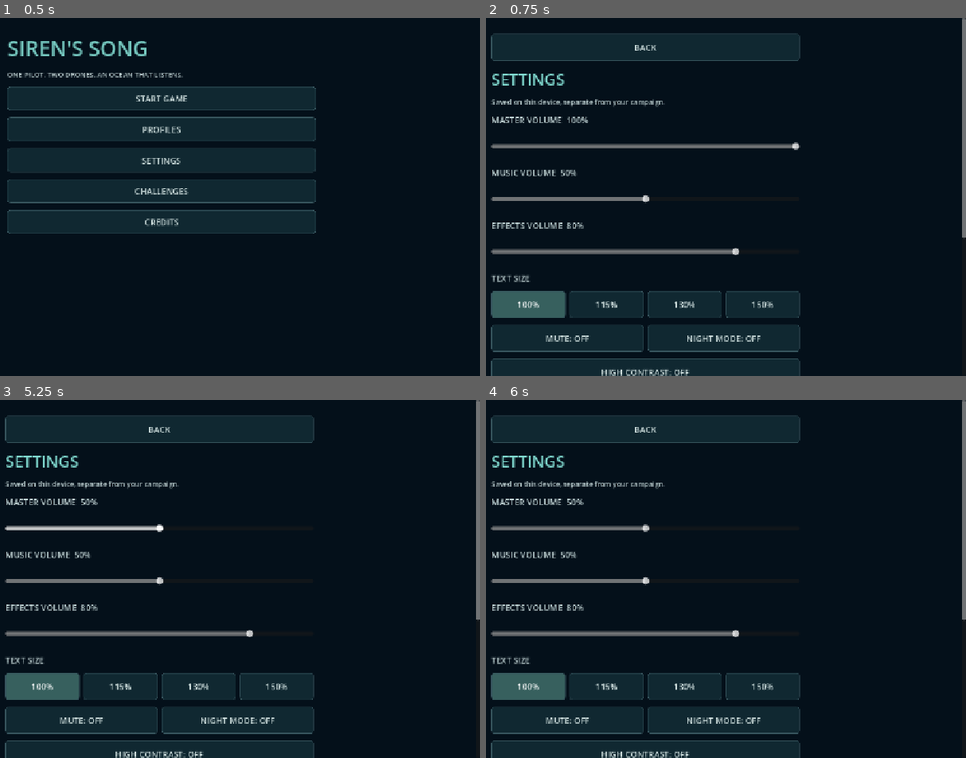
Above: before the commit, frames 1-4 (two rows, left to right).
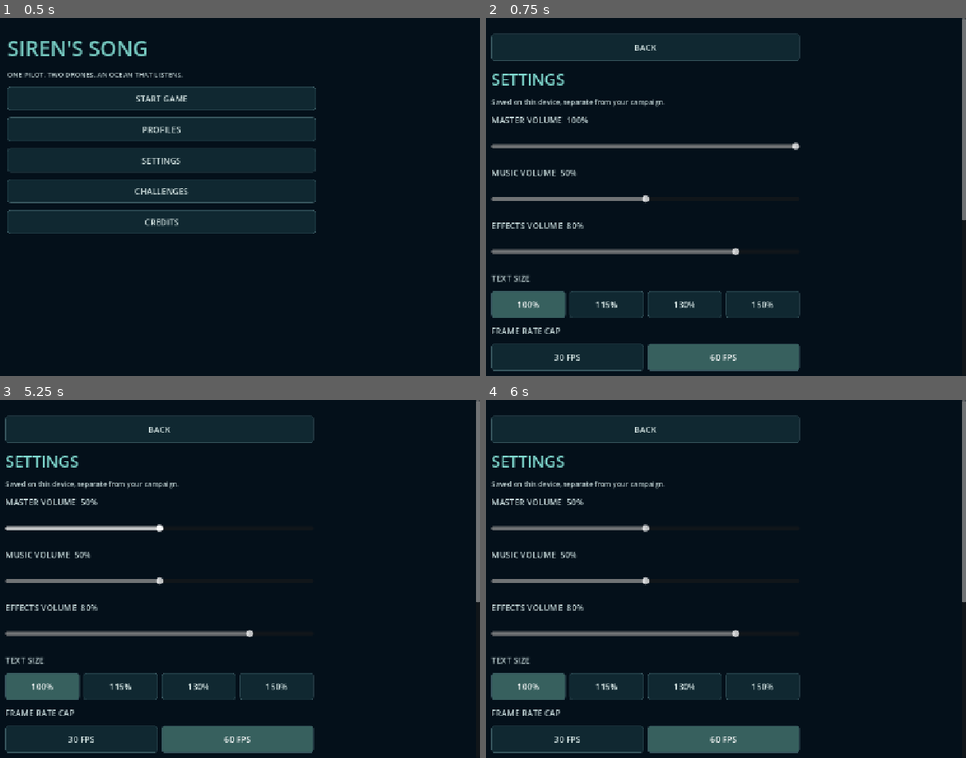
Above: after the commit, the same moments.

Repository: pemunson90-cmd/Siren-s-Song
Game: Godot game, scene res://scenes/main.tscn
The game is run twice, just before and just after one commit, with the same random seed, the same clock (stepped at 60 frames per second) and the same inputs. Sound files missing from this copy of the repository are replaced by a short silence.
Inputs:
- Up to frame 1 (0.5 s): no input
- Up to frame 2 (0.75 s): click "SETTINGS" at 0.5 s
- Up to frame 3 (5.25 s): click "NEXT OPERATION" at 1.25 s; click "NEXT OPERATION" at 2 s; click "ROUTE MAP" at 2.75 s; click "FITTINGS" at 3.5 s; click "SUPPLIES" at 4.25 s; click "RESEARCH / ARCHIVE / FIELD LOG" at 5 s
- Up to frame 4 (6 s): click "01 Shelf Signal AVAILABLE" at 5.75 s

Frame 1 is identical in both runs. In frame 2, 3.4% of the frame differs, in the area x 0-100%, y 56-100%; in frame 3, 3.4%; in frame 4, 3.4%.

Commit message:
Add accessible menu focus and frame cap setting

Diff:
--- a/game/src/main.gd
+++ b/game/src/main.gd
@@ -184,7 +184,7 @@
 func _label(parent: Node,text: String,font_size: int) -> Label:
 	var l=Label.new(); l.text=text; l.add_theme_font_size_override("font_size",font_size); parent.add_child(l); return l
 func _button(parent: Node,text: String,action: Callable,action_id: String="") -> Button:
-	var b=Button.new(); b.text=text; b.custom_minimum_size=Vector2(0,ui_touch_height); b.autowrap_mode=TextServer.AUTOWRAP_WORD_SMART; b.pressed.connect(action,CONNECT_DEFERRED); b.focus_mode=Control.FOCUS_NONE; parent.add_child(b)
+	var b=Button.new(); b.text=text; b.custom_minimum_size=Vector2(0,ui_touch_height); b.autowrap_mode=TextServer.AUTOWRAP_WORD_SMART; b.pressed.connect(action,CONNECT_DEFERRED); b.focus_mode=Control.FOCUS_ALL; parent.add_child(b)
 	if parent==menu_footer: b.size_flags_horizontal=Control.SIZE_EXPAND_FILL
 	# Let ScrollContainer observe touch-emulated drags begun on menu rows.
 	# Its scroll-begin notification cancels the button click; taps still activate.
@@ -678,9 +678,17 @@
 	for choice in [["NORMAL",1.0],["LARGE",1.3],["EXTRA LARGE",1.5]]:
 		var scale:float=choice[1]
 		var b=Button.new(); b.text=choice[0]; b.custom_minimum_size=Vector2(0,ui_touch_height); b.size_flags_horizontal=Control.SIZE_EXPAND_FILL; b.autowrap_mode=TextServer.AUTOWRAP_WORD_SMART
-		b.focus_mode=Control.FOCUS_NONE; b.toggle_mode=true; b.button_pressed=is_equal_approx(FrontendSettings.text_scale(),scale)
+		b.focus_mode=Control.FOCUS_ALL; b.toggle_mode=true; b.button_pressed=is_equal_approx(FrontendSettings.text_scale(),scale)
 		b.set_meta("action","text_scale_%d"%roundi(scale*100)); b.set_meta("ui_action","text_scale_%d"%roundi(scale*100))
 		b.pressed.connect(_set_text_scale.bind(scale),CONNECT_DEFERRED); sizes.add_child(b)
+	_menu_text("FRAME RATE CAP",17)
+	var frame_caps=HBoxContainer.new(); frame_caps.add_theme_constant_override("separation",8); panel_box.add_child(frame_caps)
+	for cap in [30,60]:
+		var selected_cap:int=cap
+		var b=Button.new(); b.text="%d FPS"%selected_cap; b.custom_minimum_size=Vector2(0,ui_touch_height); b.size_flags_horizontal=Control.SIZE_EXPAND_FILL
+		b.focus_mode=Control.FOCUS_ALL; b.toggle_mode=true; b.button_pressed=FrontendSettings.current.frame_cap==selected_cap
+		b.set_meta("action","frame_cap_%d"%selected_cap); b.set_meta("ui_action","frame_cap_%d"%selected_cap)
+		b.pressed.connect(_set_accessibility.bind("frame_cap",selected_cap),CONNECT_DEFERRED); frame_caps.add_child(b)
 	_button(panel_box,"SHOW FIRST-DIVE TIPS AGAIN",func(): hints_seen=[]; _save_archive(); sim.message="Tips will show again in the opening operations"; _settings_menu(),"reset_tips")
 	for row in [["safe_palette","SAFE PALETTE"],["audio_captions","AUDIO CAPTIONS"],["haptics","HAPTICS"]]:
 		var key:String=row[0]
--- a/game/src/persistence/settings_store.gd
+++ b/game/src/persistence/settings_store.gd
@@ -3,7 +3,7 @@
 # campaign never resets accessibility or audio choices, and vice versa.
 const VERSION := 1
 const TEXT_SCALES := [1.0, 1.15, 1.3, 1.5]
-const DEFAULTS := {"version": VERSION, "master": 1.0, "music": 0.5, "effects": 0.8, "text_scale": 1.0, "high_contrast": false, "reduced_motion": false, "haptics": true, "safe_palette": false, "audio_captions": false, "night_mode": false}
+const DEFAULTS := {"version": VERSION, "master": 1.0, "music": 0.5, "effects": 0.8, "text_scale": 1.0, "frame_cap": 60, "high_contrast": false, "reduced_motion": false, "haptics": true, "safe_palette": false, "audio_captions": false, "night_mode": false}
 var path := "user://settings.json"
 var warning := ""
 static func sanitize(raw: Variant) -> Dictionary:
@@ -18,6 +18,8 @@
 		for s in TEXT_SCALES:
 			if absf(s - float(scale)) < absf(best - float(scale)): best = s
 		out.text_scale = best
+	var frame_cap = raw.get("frame_cap", out.frame_cap)
+	if (frame_cap is int or frame_cap is float) and float(frame_cap) in [30.0, 60.0]: out.frame_cap = roundi(float(frame_cap))
 	for key in ["high_contrast", "reduced_motion", "haptics", "safe_palette", "audio_captions", "night_mode"]:
 		if raw.get(key) is bool: out[key] = raw[key]
 	return out
--- a/game/src/presentation/frontend/frontend.gd
+++ b/game/src/presentation/frontend/frontend.gd
@@ -116,7 +116,7 @@
 		if target==host.menu_footer:target.show()
 		return control
 	var b := Button.new(); b.text = text; b.custom_minimum_size = Vector2(0, touch_height()); b.autowrap_mode = TextServer.AUTOWRAP_WORD_SMART
-	b.focus_mode = Control.FOCUS_NONE; b.disabled = disabled
+	b.focus_mode = Control.FOCUS_ALL; b.disabled = disabled
 	b.set_meta("action", id); b.set_meta("ui_action", id)
 	b.pressed.connect(action, CONNECT_DEFERRED); column.add_child(b); return b
 func _title_screen() -> void:
@@ -170,8 +170,15 @@
 	for s in SettingsStore.TEXT_SCALES:
 		var scale: float = s
 		var b := Button.new(); b.text = "%d%%" % roundi(scale * 100); b.custom_minimum_size = Vector2(0, touch_height()); b.size_flags_horizontal = Control.SIZE_EXPAND_FILL
-		b.focus_mode = Control.FOCUS_NONE; b.set_meta("ui_action", "text_scale_%d" % roundi(scale * 100)); b.toggle_mode = true; b.button_pressed = is_equal_approx(values.text_scale, scale)
+		b.focus_mode = Control.FOCUS_ALL; b.set_meta("ui_action", "text_scale_%d" % roundi(scale * 100)); b.toggle_mode = true; b.button_pressed = is_equal_approx(values.text_scale, scale)
 		b.pressed.connect(func(): _set_value("text_scale", scale); _settings_screen(), CONNECT_DEFERRED); sizes.add_child(b)
+	_text("FRAME RATE CAP", 17)
+	var frame_caps := HBoxContainer.new(); frame_caps.add_theme_constant_override("separation", 8); column.add_child(frame_caps)
+	for cap in [30, 60]:
+		var selected_cap: int = cap
+		var cap_button := Button.new(); cap_button.text = "%d FPS" % selected_cap; cap_button.custom_minimum_size = Vector2(0, touch_height()); cap_button.size_flags_horizontal = Control.SIZE_EXPAND_FILL
+		cap_button.focus_mode = Control.FOCUS_ALL; cap_button.set_meta("ui_action", "frame_cap_%d" % selected_cap); cap_button.toggle_mode = true; cap_button.button_pressed = values.frame_cap == selected_cap
+		cap_button.pressed.connect(func(): _set_value("frame_cap", selected_cap); _settings_screen(), CONNECT_DEFERRED); frame_caps.add_child(cap_button)
 	var audio_modes := HBoxContainer.new(); audio_modes.add_theme_constant_override("separation", 8); column.add_child(audio_modes)
 	var mute_button := _button("MUTE: %s" % ("ON" if values.master<=0 else "OFF"),_toggle_mute,"mute")
 	var night_button := _button("NIGHT MODE: %s" % ("ON" if values.night_mode else "OFF"), func(): _set_value("night_mode", not values.night_mode); _settings_screen(), "setting_night_mode")
--- a/game/src/presentation/frontend/frontend_settings.gd
+++ b/game/src/presentation/frontend/frontend_settings.gd
@@ -16,6 +16,7 @@
 	return true
 static func apply(values: Dictionary, host: Control = null) -> void:
 	current = SettingsStore.sanitize(values)
+	Engine.max_fps = current.frame_cap
 	AudioServer.set_bus_volume_db(0, master_db(current.master))
 	AudioServer.set_bus_mute(0, current.master <= 0.0)
 	if host == null: return
--- /dev/null
+++ b/game/tests/frame_cap_settings_tests.gd
@@ -0,0 +1,33 @@
+extends SceneTree
+# Optional frame cap is validated, saved with device settings, and applied live.
+const Store = preload("res://src/persistence/settings_store.gd")
+const FrontendSettings = preload("res://src/presentation/frontend/frontend_settings.gd")
+var checks := 0
+var failures := 0
+func check(ok: bool, label: String) -> void:
+	checks += 1
+	if not ok: failures += 1; printerr("FAIL ", label)
+func _initialize() -> void:
+	call_deferred("run")
+func run() -> void:
+	var path := "user://frame-cap-settings-test.json"
+	for suffix in ["", ".bak", ".tmp"]: DirAccess.remove_absolute(path + suffix)
+	var original_fps := Engine.max_fps
+	check(Store.sanitize({}).frame_cap == 60, "older settings default to a 60 FPS cap")
+	check(Store.sanitize({"frame_cap": 30}).frame_cap == 30, "30 FPS is accepted")
+	check(Store.sanitize({"frame_cap": 60}).frame_cap == 60, "60 FPS is accepted")
+	for invalid in ["30", 0, 29, 120, true]:
+		check(Store.sanitize({"frame_cap": invalid}).frame_cap == 60, "invalid cap falls back to 60: " + str(invalid))
+	var store := Store.new(); store.path = path
+	var values := Store.DEFAULTS.duplicate(true); values.frame_cap = 30
+	check(store.save_settings(values), "30 FPS cap writes to device settings")
+	check(store.load_settings().frame_cap == 30, "30 FPS cap round-trips from device settings")
+	FrontendSettings.apply(store.load_settings())
+	check(Engine.max_fps == 30, "saved cap applies to the engine")
+	values.frame_cap = 60
+	FrontendSettings.apply(values)
+	check(Engine.max_fps == 60, "changing the cap updates the engine immediately")
+	Engine.max_fps = original_fps
+	for suffix in ["", ".bak", ".tmp"]: DirAccess.remove_absolute(path + suffix)
+	print("FRAME CAP SETTINGS CHECKS ", checks, " FAILURES ", failures)
+	quit(1 if failures else 0)
--- a/game/tests/menu_reach_ui_tests.gd
+++ b/game/tests/menu_reach_ui_tests.gd
@@ -81,11 +81,16 @@
 	check(game.sim.snapshot()==initial_snapshot,"entering Operations leaves the active dive snapshot alone")
 	var settings_action=button(game,"settings")
 	check(settings_action!=null,"Operations exposes shared Settings action")
+	if settings_action!=null:check(settings_action.focus_mode==Control.FOCUS_ALL,"Operations Settings supports keyboard and controller focus")
 	check(button(game,"new_campaign")==null,"campaign erase is not exposed on Operations")
 	if await press(game,"settings"):
 		check(game.screen=="settings","Operations opens the shared settings screen")
 		var scale=button(game,"text_scale_115")
 		check(scale!=null,"shared settings exposes 115 percent text size")
+		if scale!=null:check(scale.focus_mode==Control.FOCUS_ALL,"shared settings text size supports keyboard and controller focus")
+		var cap_button_60=button(game,"frame_cap_60")
+		check(cap_button_60!=null and cap_button_60.focus_mode==Control.FOCUS_ALL,"shared settings frame cap supports focus navigation")
+		if cap_button_60!=null:check(cap_button_60.get_global_rect().size.y>=game.ui_touch_height-1,"frame cap control retains the density touch target")
 		if scale!=null:
 			var rect=scale.get_global_rect()
 			check(rect.size.y>=game.ui_touch_height-1,"115 percent control meets the density touch target")
@@ -208,7 +213,8 @@
 	ReachTable.enabled=false;game._show_campaign();await settle()
 	check(button(game,"menu_title")==null and button(game,"menu_challenges")==null and button(game,"menu_credits")==null,"off switch removes the new navigation entries")
 	await press(game,"settings")
-	check(button(game,"text_scale_115")==null and control(game,"volume_master")==null and button(game,"back")!=null,"off switch restores legacy settings routing")
+	var legacy_cap=button(game,"frame_cap_60")
+	check(button(game,"text_scale_115")==null and control(game,"volume_master")==null and legacy_cap!=null and legacy_cap.focus_mode==Control.FOCUS_ALL and button(game,"back")!=null,"legacy settings routing retains focusable frame cap")
 	await android_back();ReachTable.enabled=true;game._show_campaign();await settle()
 	for b in game.find_children("*","Button",true,false):
 		if b.is_visible_in_tree() and b.get_meta("ui_action","") in ["settings","menu_title","menu_challenges","menu_credits"]:
Not shown, changed: game/tests/suites.txt
Not shown, changed: docs/MODULES.md
Not shown, changed: docs/RESUME.md
